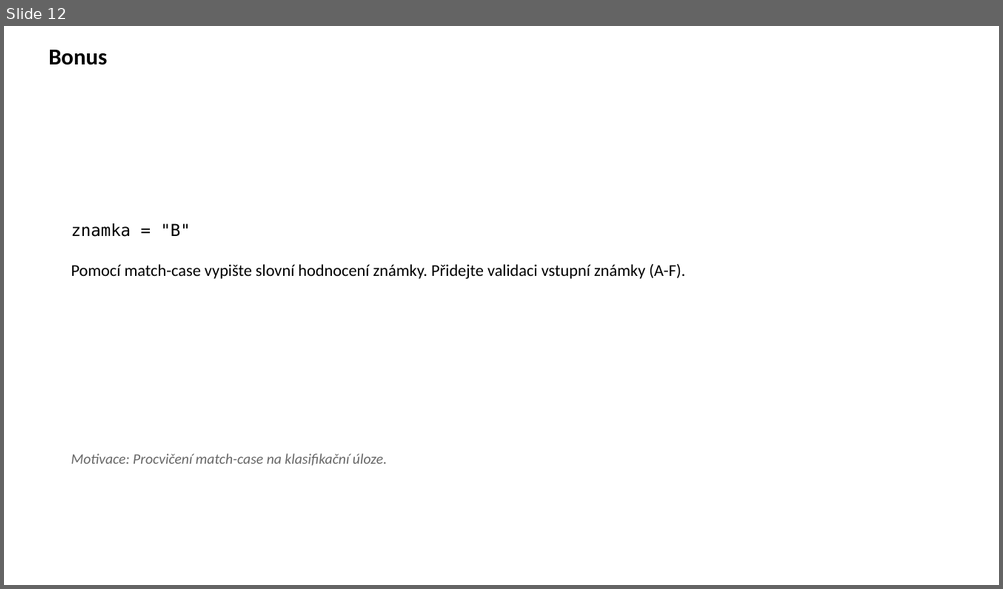
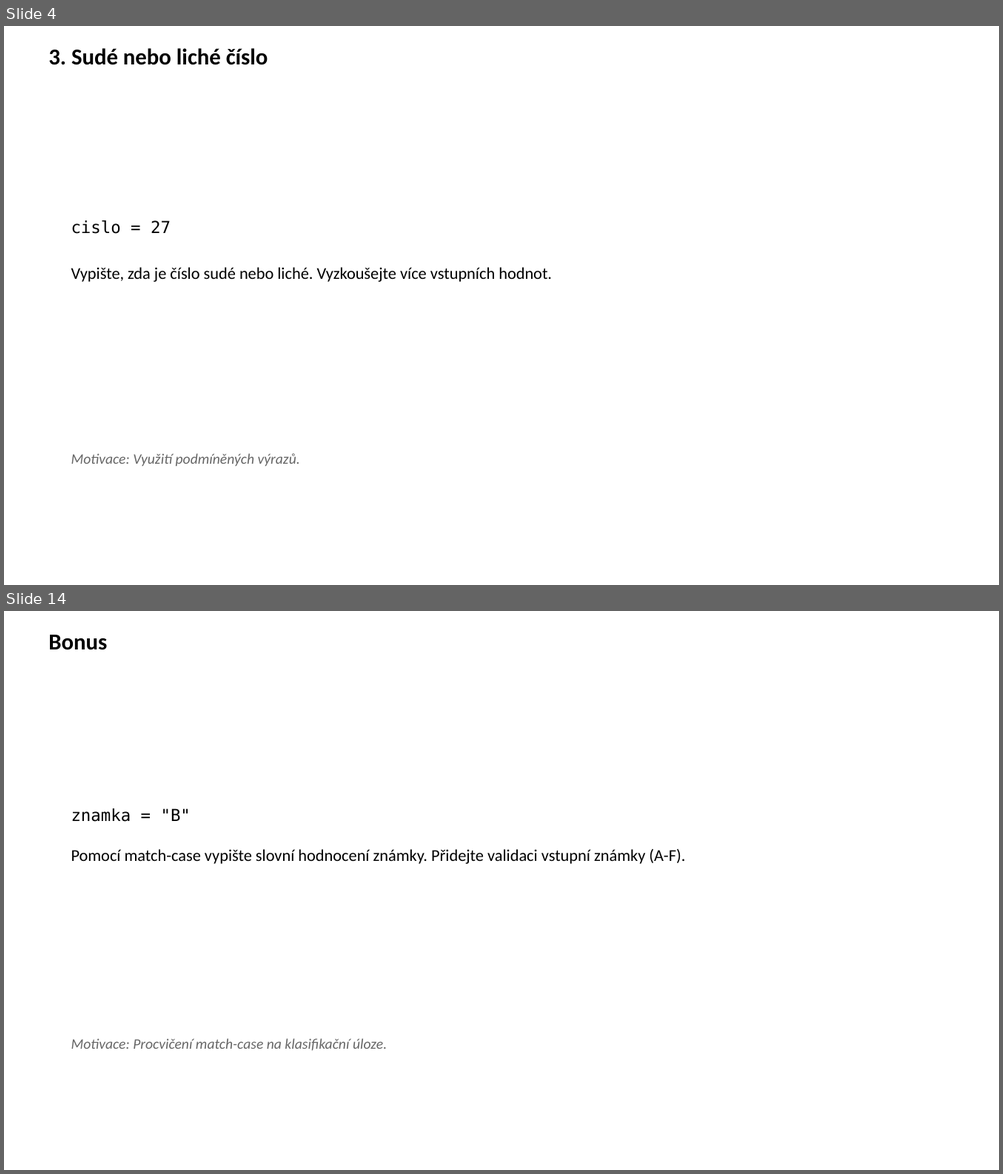
Before and after one commit to k155cvut/uvin, a slide deck: cviceni/cv4/uvin_cv4.pptx. Shown one above the other, each under a label of ours: slide 12 before the commit, slides 4 and 14 after it; the slides between them are not shown. The pictures are 1003x589 and 1003x1174 pixels, drawn with LibreOffice and Linux fonts; fonts in the diff are those of the drawing. Boxes give left, top, right and bottom in pixels: in the first picture for what was removed or moved away, otherwise in the second. Text is boxed around its words. In the diff, an @@ line names an element or a change of style, - is before the commit and + after.

```diff
--- a/cviceni/cv4/uvin_cv4.pptx
+++ b/cviceni/cv4/uvin_cv4.pptx
@@ slide 4 added at [4,26,999,585], background #FFFFFF @@
@@ text added at [48,48,268,65], 22 pt, text #000000, bold @@
+3. Sudé nebo liché číslo
@@ text added at [71,221,552,282], 16 pt, text #000000 @@
+cislo = 27
+Vypište, zda je číslo sudé nebo liché. Vyzkoušejte více vstupních hodnot.
@@ text added at [71,454,300,466], 14 pt, text #666666, italic @@
+Motivace: Využití podmíněných výrazů.
@@ what was slide 12 is now slide 14 @@
```
Also in this commit, not shown: 11 slides changed, 1 other slide added, 1 other file.
